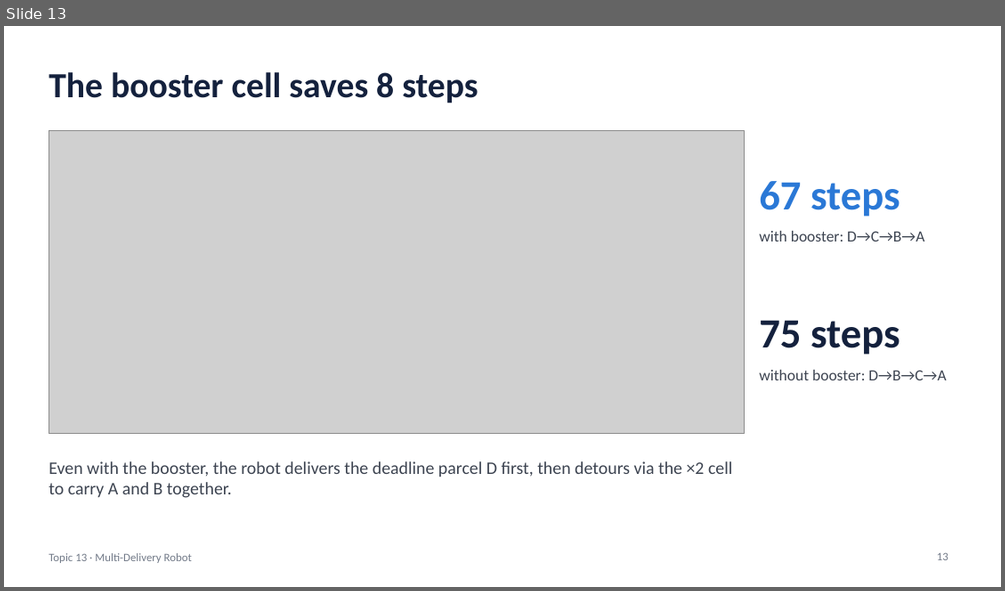
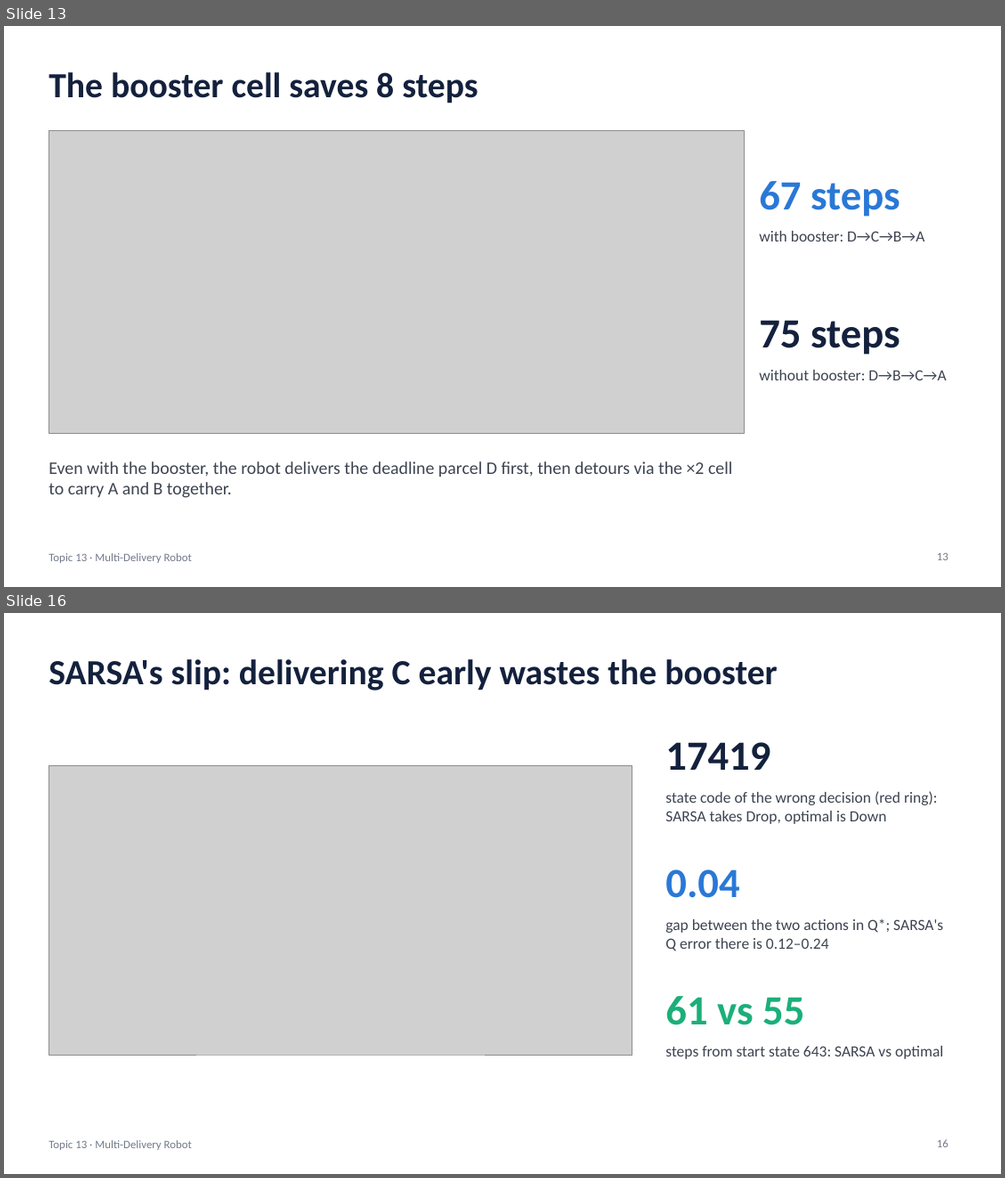
Before and after one commit to Qwup2112/multi-delivery-robot-rl, a slide deck: Nguyen_Quang_Trungg-22011211/Slides_Topic13_MultiDeliveryRobot.pptx. Shown one above the other, each under a label of ours: slide 13 before the commit, slides 13 and 16 after it; the slides between them are not shown. The pictures are 1005x591 and 1005x1178 pixels, drawn with LibreOffice and Linux fonts; fonts in the diff are those of the drawing; grey boxes stand for pictures. Boxes give left, top, right and bottom in pixels: in the first picture for what was removed or moved away, otherwise in the second. Text is boxed around its words. In the diff, an @@ line names an element or a change of style, - is before the commit and + after.

```diff
--- a/Nguyen_Quang_Trungg-22011211/Slides_Topic13_MultiDeliveryRobot.pptx
+++ b/Nguyen_Quang_Trungg-22011211/Slides_Topic13_MultiDeliveryRobot.pptx
@@ slide 16 added at <box>4,613,1001,1174</box>, background #FFFFFF; not listed: 1 template element that a slide beside it also shows @@
@@ title added at <box>48,659,777,690</box>, 34 pt, text #14213D, bold @@
+SARSA's slip: delivering C early wastes the booster
@@ text added at <box>665,742,770,770</box>, 40 pt, text #14213D, bold @@
+17419
@@ picture added at <box>48,765,632,1054</box> @@
@@ text added at <box>665,791,937,824</box>, 15 pt, text #3D4451 @@
+state code of the wrong decision (red ring): SARSA takes Drop, optimal is Down
@@ text added at <box>665,869,739,898</box>, 40 pt, text #2A78D6, bold @@
+0.04
@@ text added at <box>665,919,943,951</box>, 15 pt, text #3D4451 @@
+gap between the two actions in Q*; SARSA's Q error there is 0.12–0.24
@@ text added at <box>665,996,804,1025</box>, 40 pt, text #1BAF7A, bold @@
+61 vs 55
@@ text added at <box>665,1046,943,1059</box>, 15 pt, text #3D4451 @@
+steps from start state 643: SARSA vs optimal
@@ page number added at <box>937,1139,948,1147</box>, 11 pt, text #737B89 @@
+16
```
Also in this commit, not shown: 3 slides changed, 5 other slides added, 2 other files.
